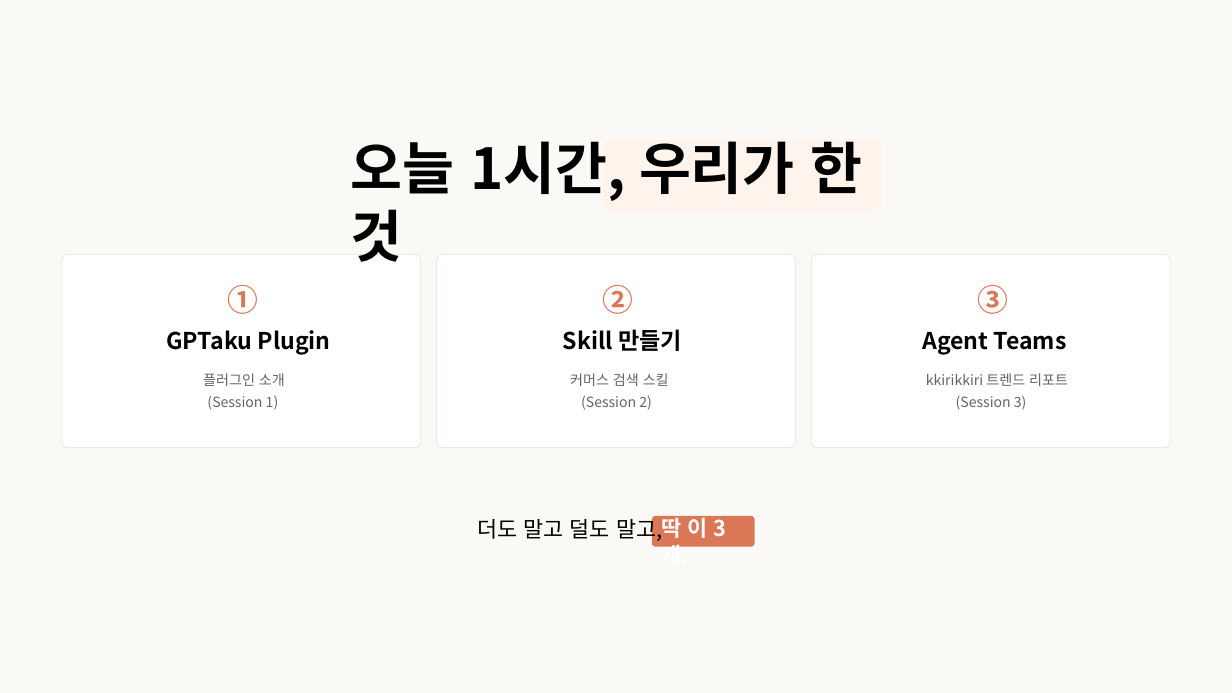
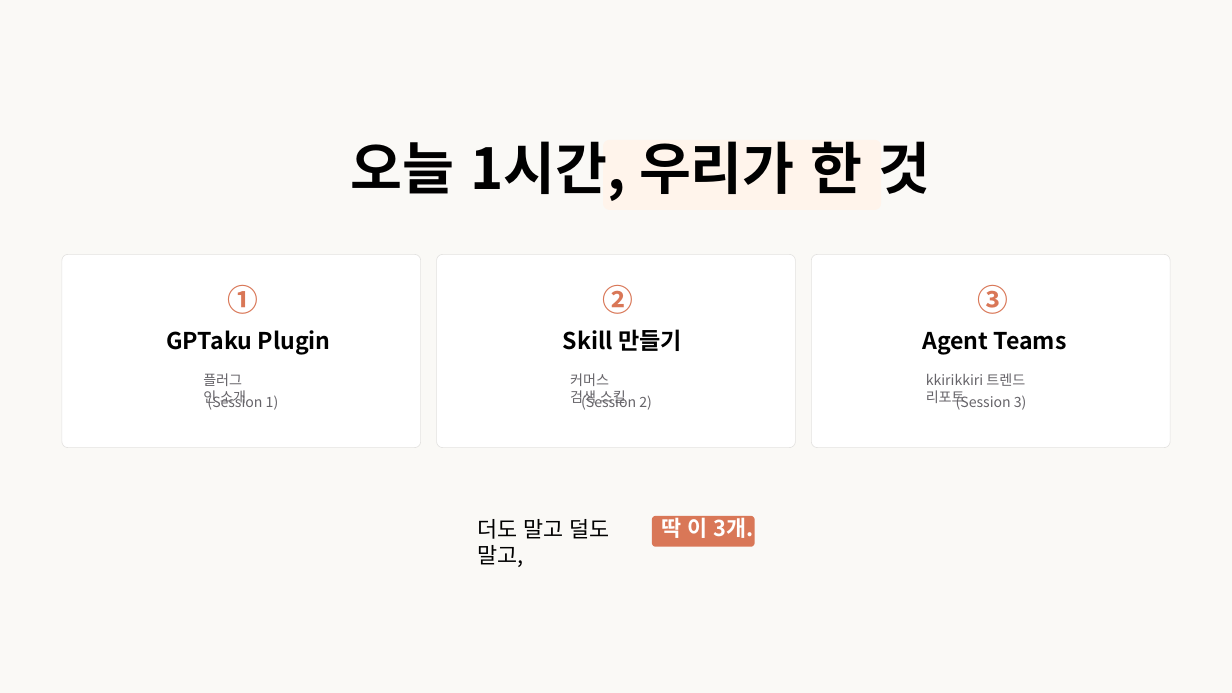
Before and after one commit to fivetaku/claude-code-skills-seminar, a slide deck: slide 13 of deck-editable.pptx. Drawn at 1232x693 pixels with LibreOffice and Linux fonts; fonts in the diff are those of the drawing. Boxes give left, top, right and bottom in pixels: in the first picture for what was removed or moved away, otherwise in the second. Text is boxed around its words. In the diff, an @@ line names an element or a change of style, - is before the commit and + after.

```diff
--- a/deck-editable.pptx
+++ b/deck-editable.pptx
@@ text "오늘 1시간, 우리가 한 것" rewrapped from (351, 141, 863, 262) to (351, 141, 930, 201) @@
@@ text "플러그인 소개" rewrapped from (203, 373, 285, 386) to (203, 373, 246, 406) @@
@@ text "커머스 검색 스킬" rewrapped from (570, 373, 669, 386) to (570, 373, 626, 406) @@
@@ text "kkirikkiri 트렌드 리포트" rewrapped from (926, 373, 1068, 386) to (926, 373, 1025, 406) @@
@@ text "더도 말고 덜도 말고," rewrapped from (477, 516, 662, 543) to (477, 519, 610, 567) @@
@@ text "딱 이 3개." rewrapped from (661, 514, 707, 538) to (661, 514, 754, 538) @@
```
Also in this commit, not shown: 15 other slides changed, 3 other files.
